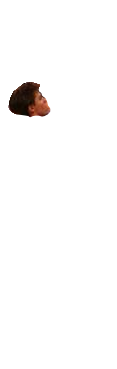
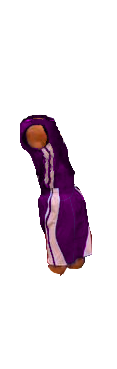
Comparing the layer stacks of the two (117, 369) images. Changes:
showed "Torso", painted on it over box(20, 114, 75, 201)
showed "FrontThigh", painted on it over box(38, 185, 75, 276)
showed "BackThigh", painted on it over box(62, 186, 92, 269)
hid "Head" over box(8, 82, 51, 118)
